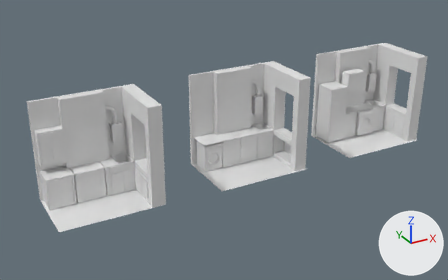
The Blender file cocina03.blend: old version first, new version second.
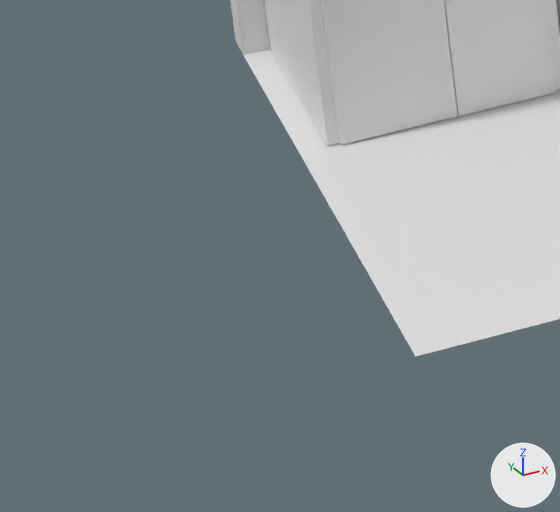
The first picture shows the older version from a 50 mm lens placed at (9.1, -21.56, 8.52), pointed at (17.17, -6.89, 1.18). The close-ups show both versions on the part from 3% to 17% of the width and 70% to 89% of the height of that picture; other places that the commit changed are outside them. The axes (+X, +Y, +Z) are drawn at lower right. The lights are the same throughout.

The first close-up shows 'Cube.002', 'top_right.008'.
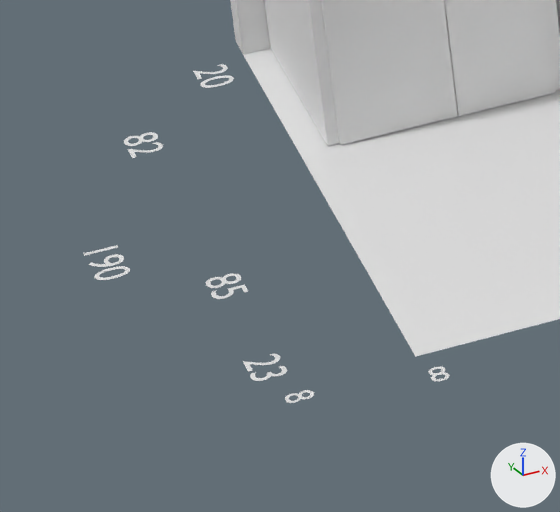
Where the newer file only moved an object's origin or applied its transform, the numbers keep the older frame.

The edits, one by one:
Object 'Text.001' (ob_text_001) is now shown.
Object 'Text.002' (ob_text_002) is now shown.
Object 'Text.003' (ob_text_003) is now shown.
Object 'Text.004' (ob_text_004) is now shown.
Object 'Text.007' (ob_text_007) is now shown.
Object 'Text.022' (ob_text_022) is now shown.
Object 'Text.041' (ob_text_041) is now shown.

Boxes (x1, y1, x2, y2) around the edits, measured in the close-ups (560 x 512 px):
'Text.004', shown: after (83, 245, 130, 280)
'Text.003', shown: after (206, 273, 248, 299)
'Text.001', shown: after (124, 132, 163, 158)
'Text.002', shown: after (243, 353, 287, 381)
'Text.007', shown: after (193, 64, 234, 88)
'Text.022', shown: after (285, 390, 314, 403)
'Text.041', shown: after (428, 367, 450, 381)
